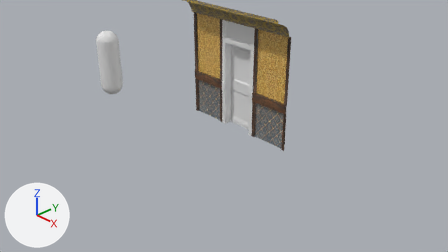
Before and after pictures for a commit that changed the Blender file Blender/door/door.blend.
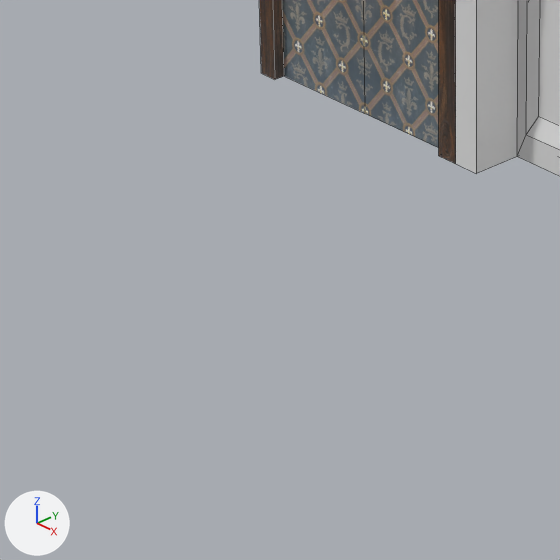
Each version appears first from the file's camera 'Camera', and next in a close-up on the part from 36% to 53% of the width and 40% to 70% of the height. The axes (+X, +Y, +Z) are drawn at lower left. The lights are the same throughout. The close-ups show mesh edges as thin lines.

The first close-up shows 'Wall_1', 'Wall_1.002', 'Wall_1.009', 'Wall_1.010'.
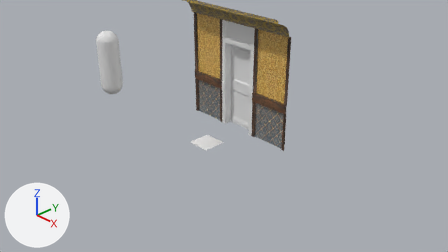
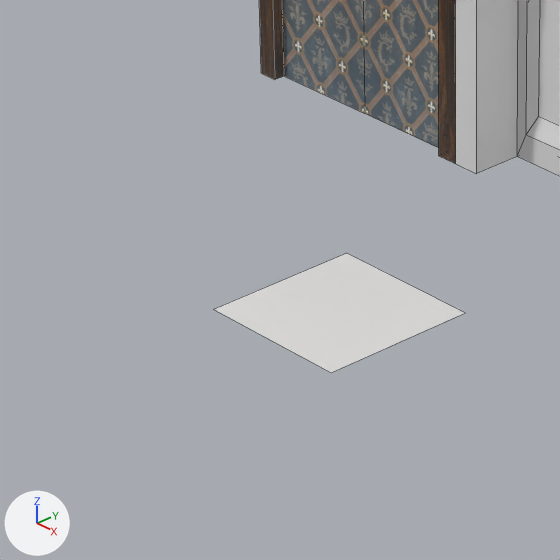
Where the newer file only moved an object's origin or applied its transform, the numbers keep the older frame.

Where the change shows, as pixel boxes (x1, y1, x2, y2) in the close-ups (560 x 560 px):
'Plane', added
    after: (214, 253, 465, 373)
'Wall_1.009', reshaped
    both: (455, 0, 518, 173)
'Wall_1.010', reshaped
    both: (517, 0, 560, 176)

What changed in the scene script:
```text
Add me_plane:
    me_plane.from_pydata([(-1.0, -1.0, 0.0), (1.0, -1.0, 0.0), (-1.0, 1.0, 0.0), (1.0, 1.0, 0.0)], [], [(0, 1, 3, 2)])
Add ob_plane:
    ob_plane = bpy.data.objects.new('Plane', me_plane)
    ob_plane.location = (0.0, 0.0, 0.0)
    ob_plane.scale = (0.276, 0.276, 0.276)
```
